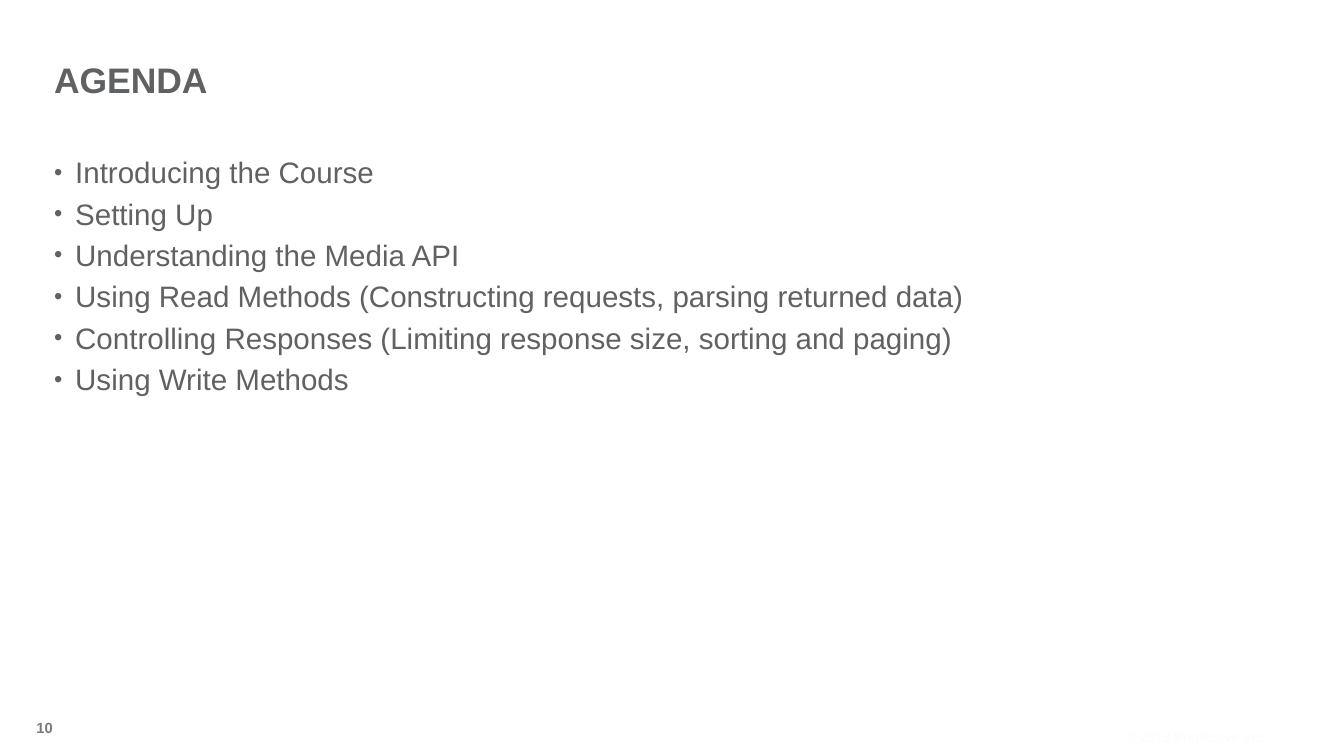
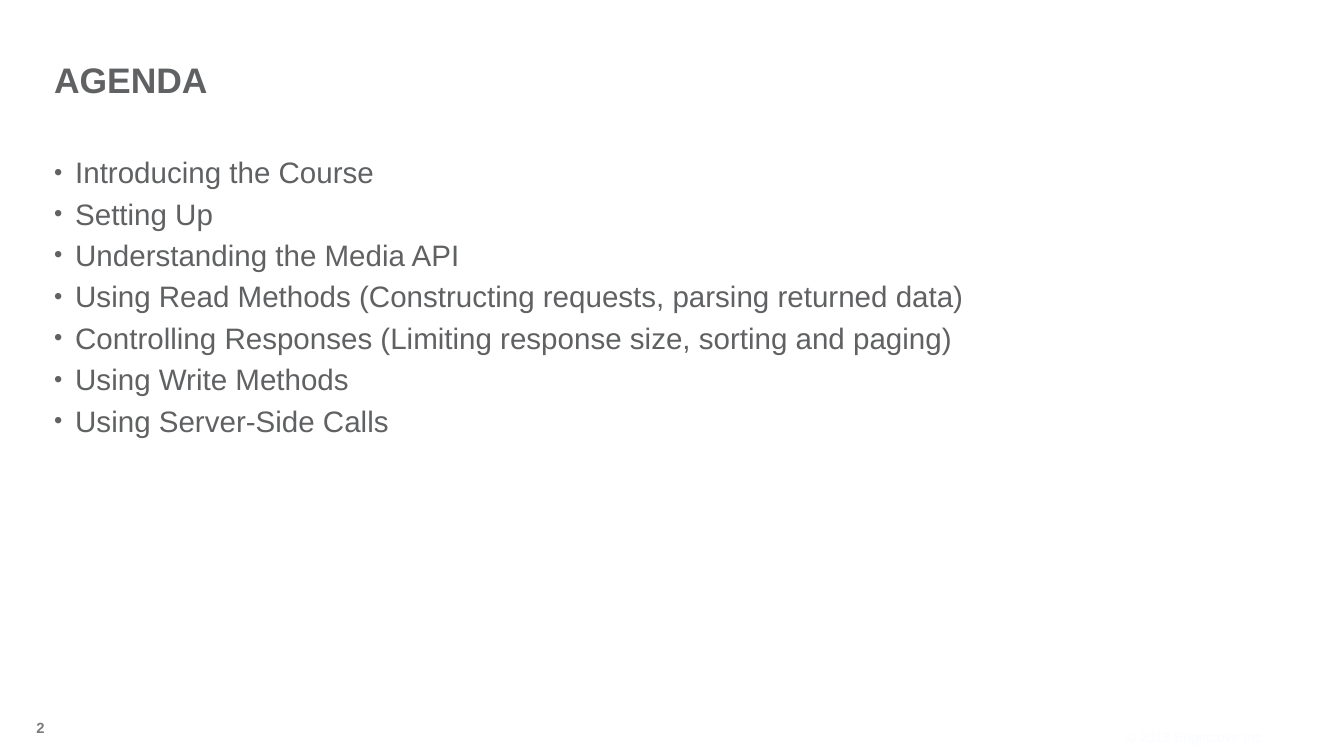
Before and after one commit to BrightcoveLearning/VideoCloudMediaAPI, a slide deck: slide 2 of Slides/developing-media-api-17Dec2013.pptx (slide 10 before the commit). Drawn at 1344x756 pixels with LibreOffice and Linux fonts; fonts in the diff are those of the drawing; background and template pictures are left out. Boxes give left, top, right and bottom in pixels: in the first picture for what was removed or moved away, otherwise in the second. Text is boxed around its words. In the diff, an @@ line names an element or a change of style, - is before the commit and + after.

```diff
--- a/Slides/developing-media-api-17Dec2013.pptx
+++ b/Slides/developing-media-api-17Dec2013.pptx
@@ text at <box>75,410,389,437</box>: paragraph added @@
+• Using Server-Side Calls
@@ page number at <box>36,723,44,733</box>: text changed @@
-10
+2
```
Also in this commit, not shown: 11 other slides changed, 3 slides added.
